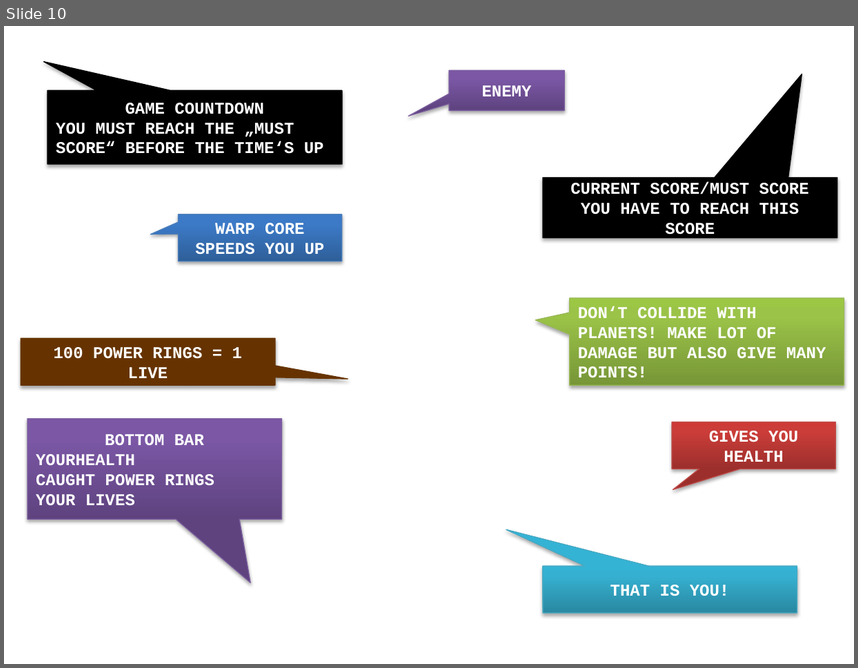
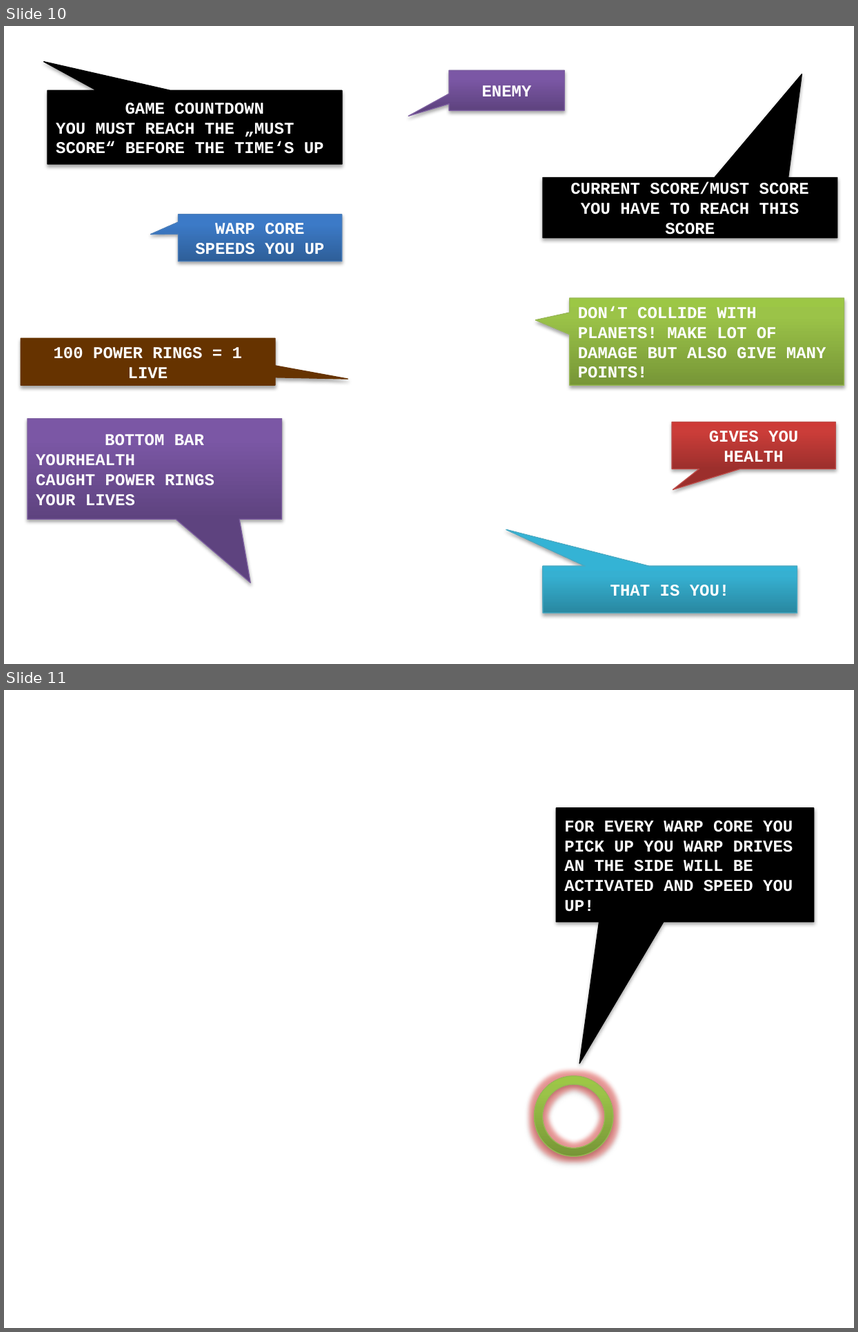
Before and after one commit to srad/SpaceBIT, a slide deck: handbook/SpaceBIT - Handbook.pptx. Shown one above the other, each under a label of ours: slide 10 before the commit, slides 10 and 11 after it. The pictures are 858x668 and 858x1332 pixels, drawn with LibreOffice and Linux fonts; fonts in the diff are those of the drawing; background and template pictures are left out. Boxes give left, top, right and bottom in pixels: in the first picture for what was removed or moved away, otherwise in the second. Text is boxed around its words. In the diff, an @@ line names an element or a change of style, - is before the commit and + after.

```diff
--- a/handbook/SpaceBIT - Handbook.pptx
+++ b/handbook/SpaceBIT - Handbook.pptx
@@ slide 11 added at bbox=[4, 690, 854, 1328], background picture (left out) @@
@@ speech box added at bbox=[557, 808, 814, 922], fill #000000, outline #000000 0.75 pt, 14 pt, text #FFFFFF, bold @@
+FOR EVERY WARP CORE YOU PICK UP YOU WARP DRIVES AN THE SIDE WILL BE ACTIVATED AND SPEED YOU UP!
@@ donut added at bbox=[535, 1076, 613, 1156], fill gradient #779737 to #9BC348 to #9DC746, outline #98B955 0.75 pt @@
```
Also in this commit, not shown: 24 other files.
